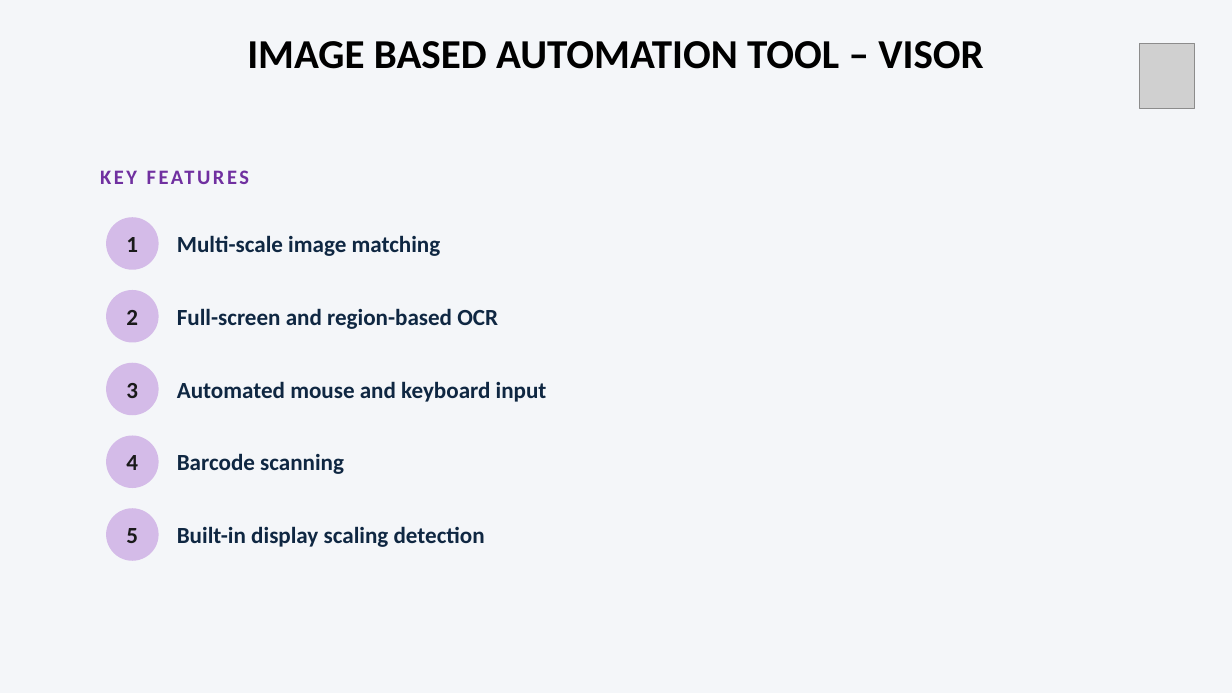
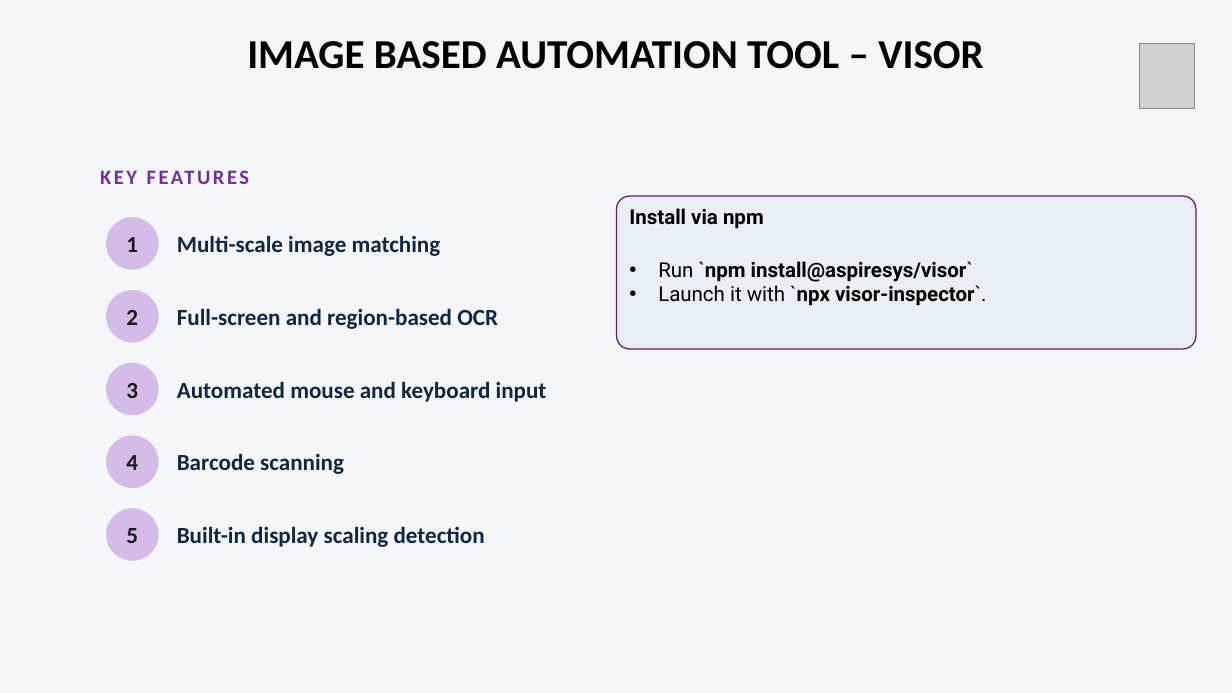
Before and after one commit to NivethaSamraj/Self-healing, a slide deck: slide 14 of Final.pptx. Drawn at 1232x693 pixels with LibreOffice and Linux fonts; fonts in the diff are those of the drawing; grey boxes stand for pictures. Boxes give left, top, right and bottom in pixels: in the first picture for what was removed or moved away, otherwise in the second. Text is boxed around its words. In the diff, an @@ line names an element or a change of style, - is before the commit and + after.

```diff
--- a/Final.pptx
+++ b/Final.pptx
@@ rounded rectangle added at (616, 196, 1196, 348), fill #EAEFF5, outline #5B2080 1 pt, 16 pt, text #000000, bold @@
+Install via npm
+• Run `npm install@aspiresys/visor`
+• Launch it with `npx visor-inspector`.
```
